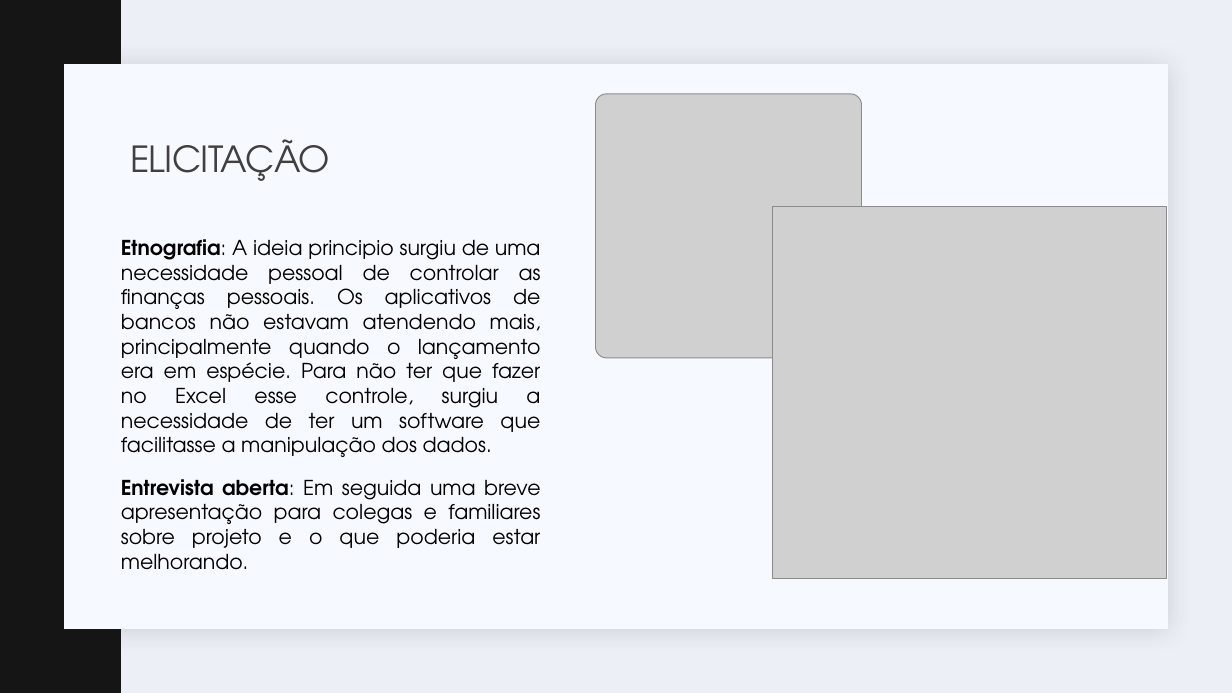
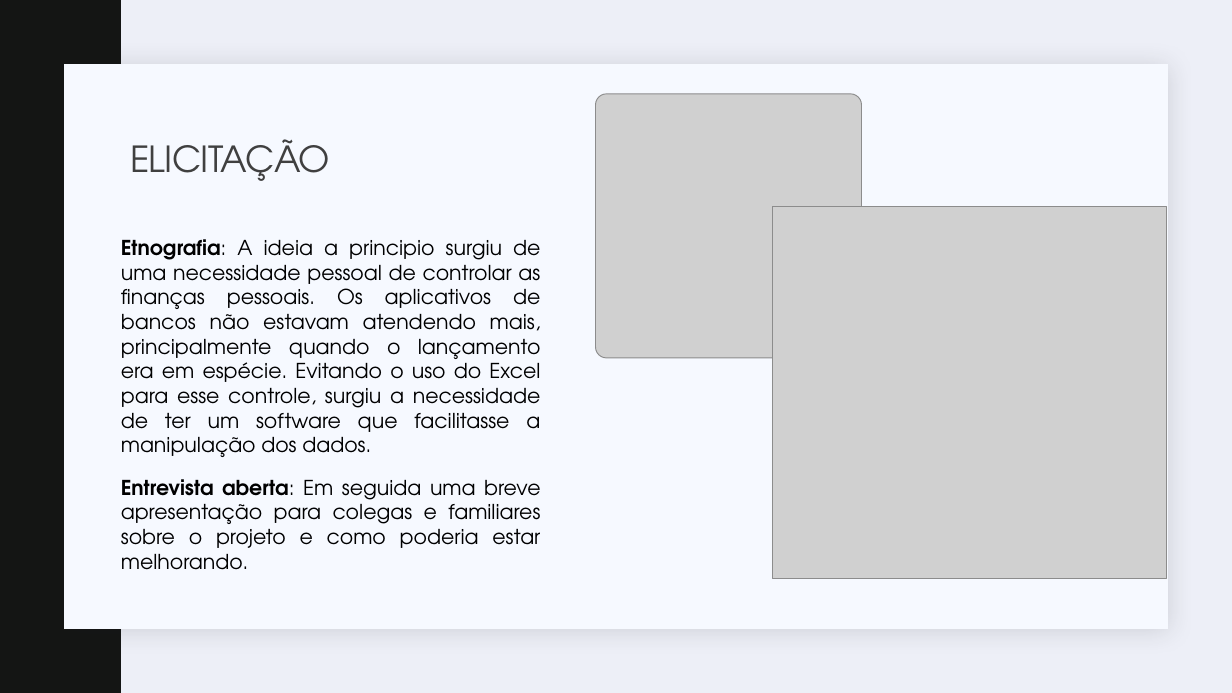
Before and after one commit to flaviosenne/despesa-facil, a slide deck: slide 4 of Documentacao/Fluxo de caixa.pptx. Drawn at 1232x693 pixels with LibreOffice and Linux fonts; fonts in the diff are those of the drawing; grey boxes stand for pictures. Boxes give left, top, right and bottom in pixels: in the first picture for what was removed or moved away, otherwise in the second. Text is boxed around its words. In the diff, an @@ line names an element or a change of style, - is before the commit and + after.

```diff
--- a/Documentacao/Fluxo de caixa.pptx
+++ b/Documentacao/Fluxo de caixa.pptx
@@ text at (x1=121, y1=239, x2=541, y2=570): text changed @@
-Etnografia: A ideia principio surgiu de uma necessidade pessoal de controlar as finanças pessoais. Os aplicativos de bancos não estavam atendendo mais, principalmente quando o lançamento era em espécie. Para não ter que fazer no Excel esse controle, surgiu a necessidade de ter um software que facilitasse a manipulação dos dados.
-Entrevista aberta: Em seguida uma breve apresentação para colegas e familiares sobre projeto e o que poderia estar melhorando.
+Etnografia: A ideia a principio surgiu de uma necessidade pessoal de controlar as finanças pessoais. Os aplicativos de bancos não estavam atendendo mais, principalmente quando o lançamento era em espécie. Evitando o uso do Excel para esse controle, surgiu a necessidade de ter um software que facilitasse a manipulação dos dados.
+Entrevista aberta: Em seguida uma breve apresentação para colegas e familiares sobre o projeto e como poderia estar melhorando.
```
Also in this commit, not shown: 3 other files.
